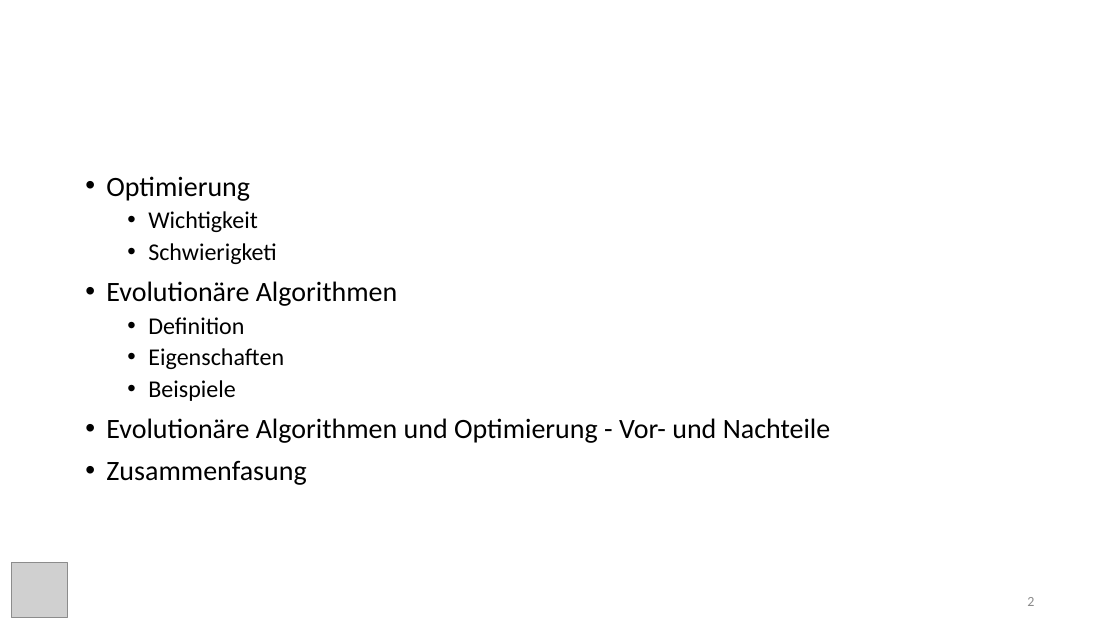
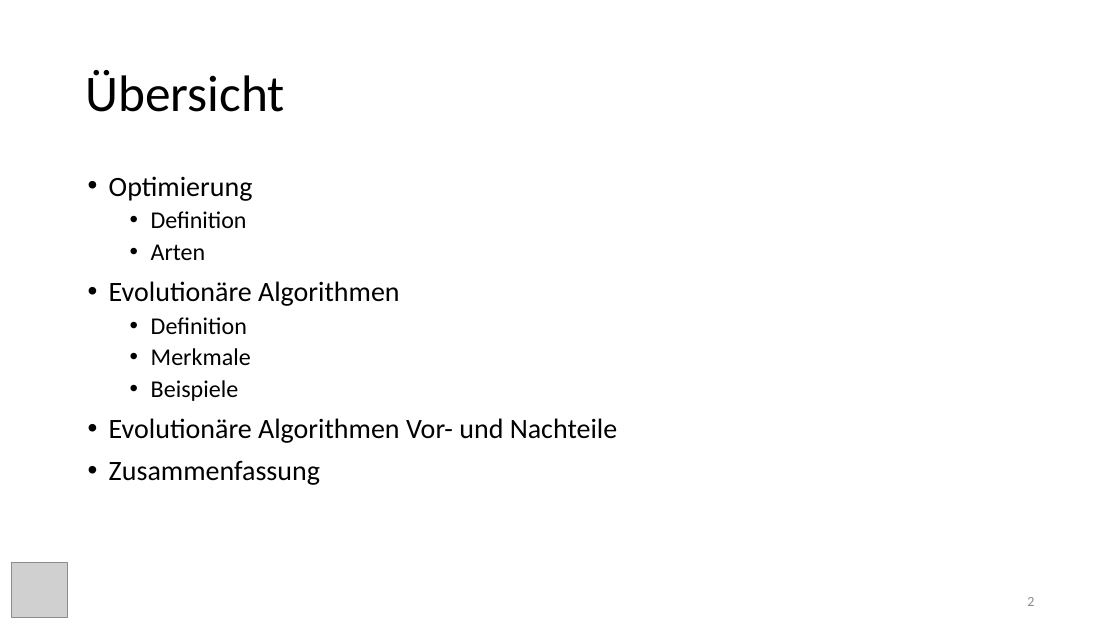
Before and after one commit to freddieRv/evolutive_algorithms_paper, a slide deck: slide 2 of vortrag/evolutionary_algorithms.pptx. Drawn at 1120x630 pixels with LibreOffice and Linux fonts; fonts in the diff are those of the drawing; grey boxes stand for pictures. Boxes give left, top, right and bottom in pixels: in the first picture for what was removed or moved away, otherwise in the second. Text is boxed around its words. In the diff, an @@ line names an element or a change of style, - is before the commit and + after.

Commit message:
Added images for PSO algorithm and continued with presentation

```diff
--- a/vortrag/evolutionary_algorithms.pptx
+++ b/vortrag/evolutionary_algorithms.pptx
@@ title added at (85, 70, 285, 112), 44 pt, text #000000 @@
+Übersicht
@@ text at (151, 211, 247, 260): text changed @@
-  • Wichtigkeit
-  • Schwierigketi
+  • Definition
+  • Arten
@@ text at (151, 348, 251, 365): text changed @@
-  • Eigenschaften
+  • Merkmale
@@ text at (109, 418, 618, 485): text changed @@
-• Evolutionäre Algorithmen und Optimierung - Vor- und Nachteile
-• Zusammenfasung
+• Evolutionäre Algorithmen Vor- und Nachteile
+• Zusammenfassung
```
Also in this commit, not shown: 3 other slides changed, 13 slides added, 1 slide removed, 13 other files.
